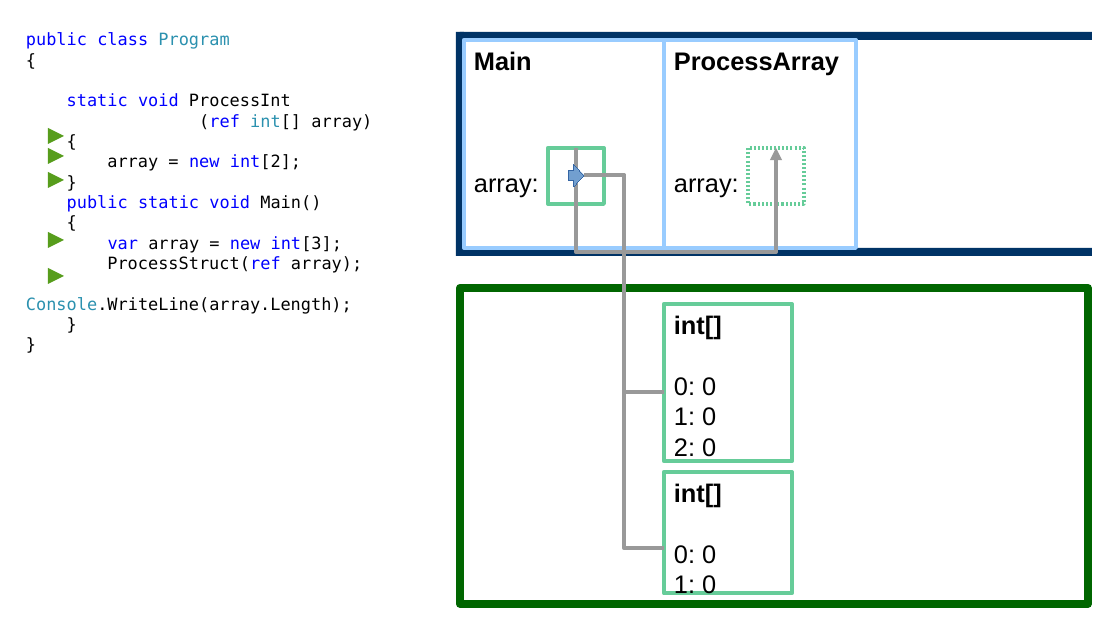
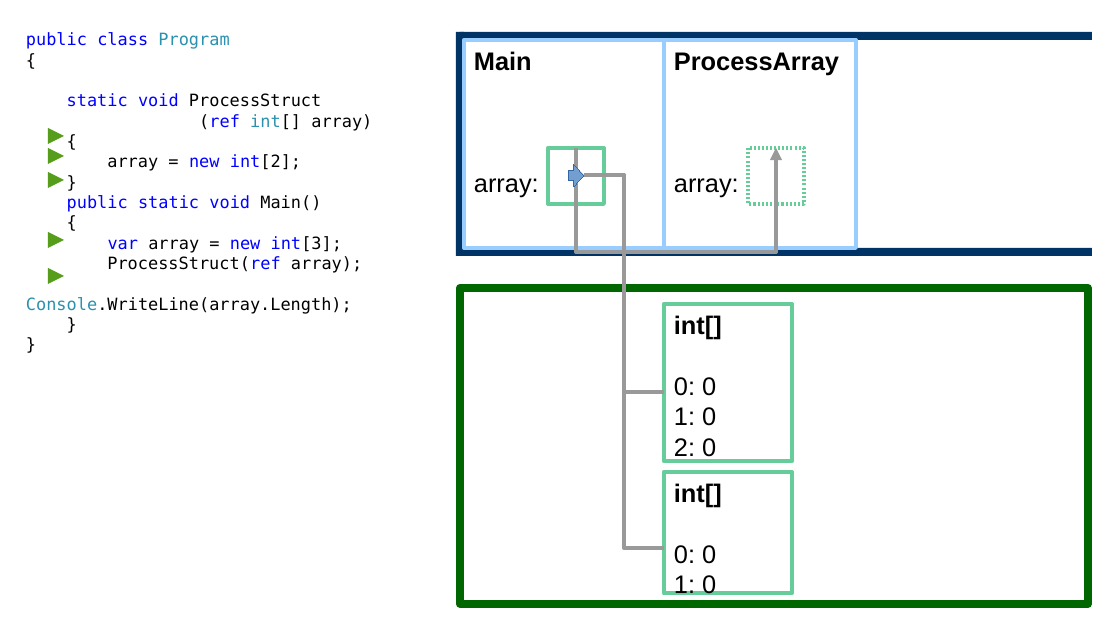
Before and after one commit to okulovsky/BasicProgramming, a slide deck: slide 3 of CS/Lecture13/S066 - Карта памяти.odp. Drawn at 1120x630 pixels with LibreOffice and Linux fonts; fonts in the diff are those of the drawing. Boxes give left, top, right and bottom in pixels: in the first picture for what was removed or moved away, otherwise in the second. Text is boxed around its words. In the diff, an @@ line names an element or a change of style, - is before the commit and + after.

Commit message:
Many lectures

```diff
--- a/CS/Lecture13/S066 - Карта памяти.odp
+++ b/CS/Lecture13/S066 - Карта памяти.odp
@@ text at (67, 93, 321, 107): text changed; text colour #0000FF to #000000 @@
-static void ProcessInt
+static void ProcessStruct
```
Also in this commit, not shown: 21 other files.
